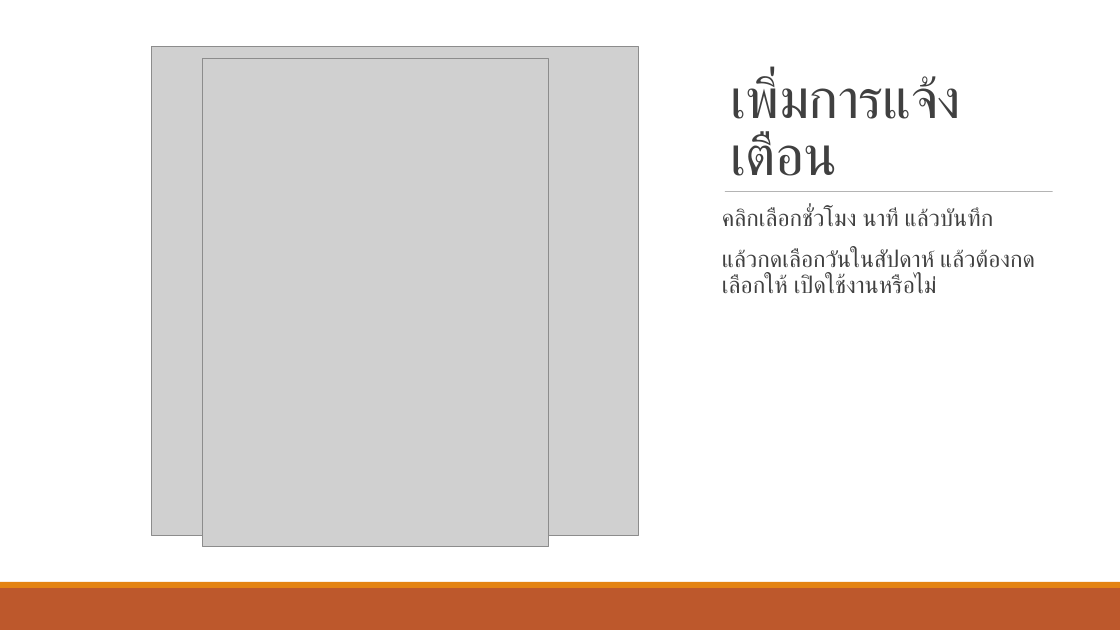
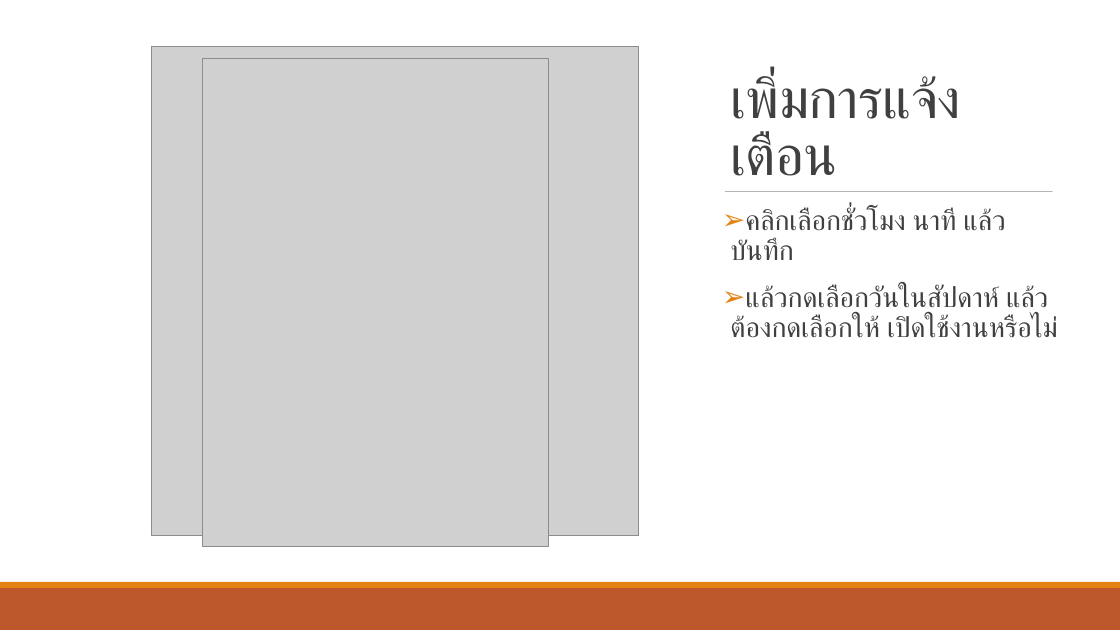
Before and after one commit to wannaphong/timenone, a slide deck: slide 14 of งานนำเสนอ.pptx. Drawn at 1120x630 pixels with LibreOffice and Linux fonts; fonts in the diff are those of the drawing; grey boxes stand for pictures. Boxes give left, top, right and bottom in pixels: in the first picture for what was removed or moved away, otherwise in the second. Text is boxed around its words. In the diff, an @@ line names an element or a change of style, - is before the commit and + after.

```diff
--- a/งานนำเสนอ.pptx
+++ b/งานนำเสนอ.pptx
@@ text "คลิกเลือกชั่วโมง นาที แล้วบันทึก" at (730, 208, 1059, 338): size 20 to 24 pt; bullet none to ➢ @@
```
Also in this commit, not shown: 5 other slides changed, 4 slides added.
